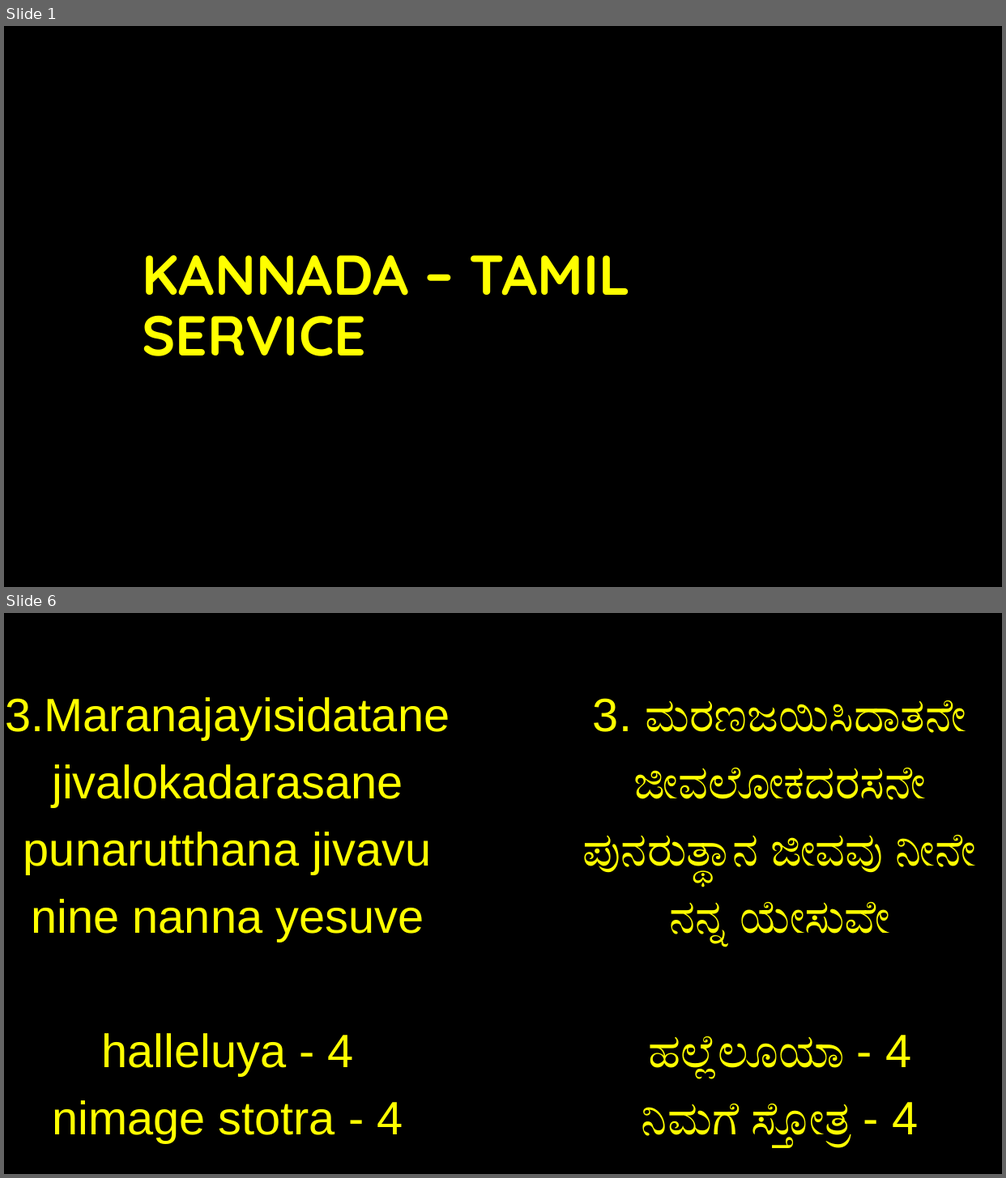
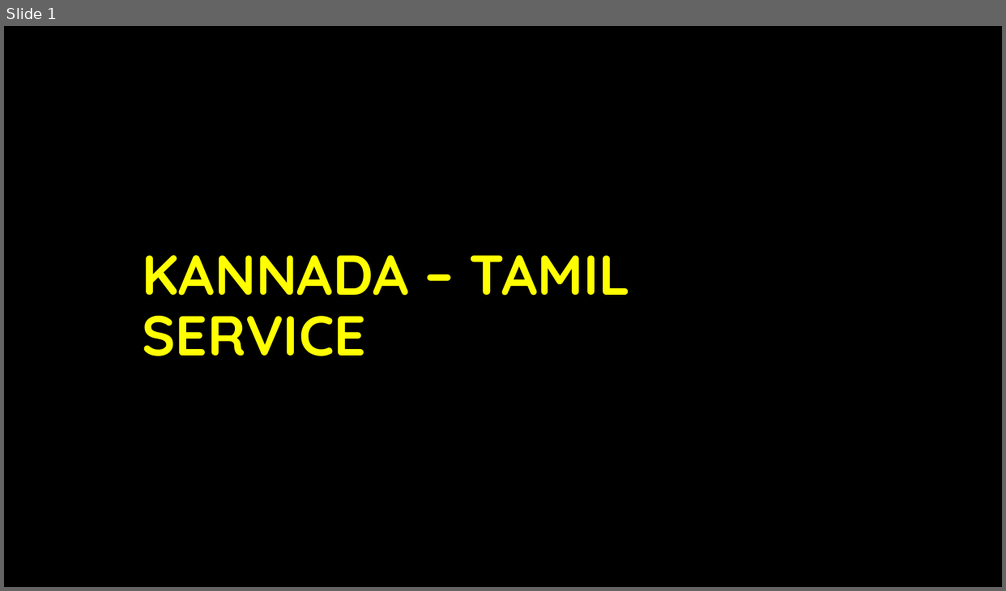
Before and after one commit to bkumarn002/ELBTL-SONGS, a slide deck: KANNADA/27TH_JULY/27th July Worship PPT.pptx. Shown one above the other, each under a label of ours: slides 1 and 6 before the commit, slide 1 after it; the slides between them are not shown. The pictures are 1006x1178 and 1006x591 pixels, drawn with LibreOffice and Linux fonts; fonts in the diff are those of the drawing; background and template pictures are left out. Boxes give left, top, right and bottom in pixels: in the first picture for what was removed or moved away, otherwise in the second. Text is boxed around its words. In the diff, an @@ line names an element or a change of style, - is before the commit and + after.

```diff
--- a/KANNADA/27TH_JULY/27th July Worship PPT.pptx
+++ b/KANNADA/27TH_JULY/27th July Worship PPT.pptx
@@ slide 6 removed at <box>4,613,1002,1174</box>, background #000000 @@
@@ text removed at <box>5,697,450,1135</box> @@
-3.Maranajayisidatane jivalokadarasane
-punarutthana jivavu nine nanna yesuve
-halleluya - 4
-nimage stotra - 4
@@ text removed at <box>583,698,976,1147</box> @@
-3. ಮರಣಜಯಿಸಿದಾತನೇ ಜೀವಲೋಕದರಸನೇ
-ಪುನರುತ್ಥಾನ ಜೀವವು ನೀನೇ ನನ್ನ ಯೇಸುವೇ
-ಹಲ್ಲೆಲೂಯಾ - 4
-ನಿಮಗೆ ಸ್ತೋತ್ರ - 4
```
Also in this commit, not shown: 5 slides changed, 55 other slides removed.
